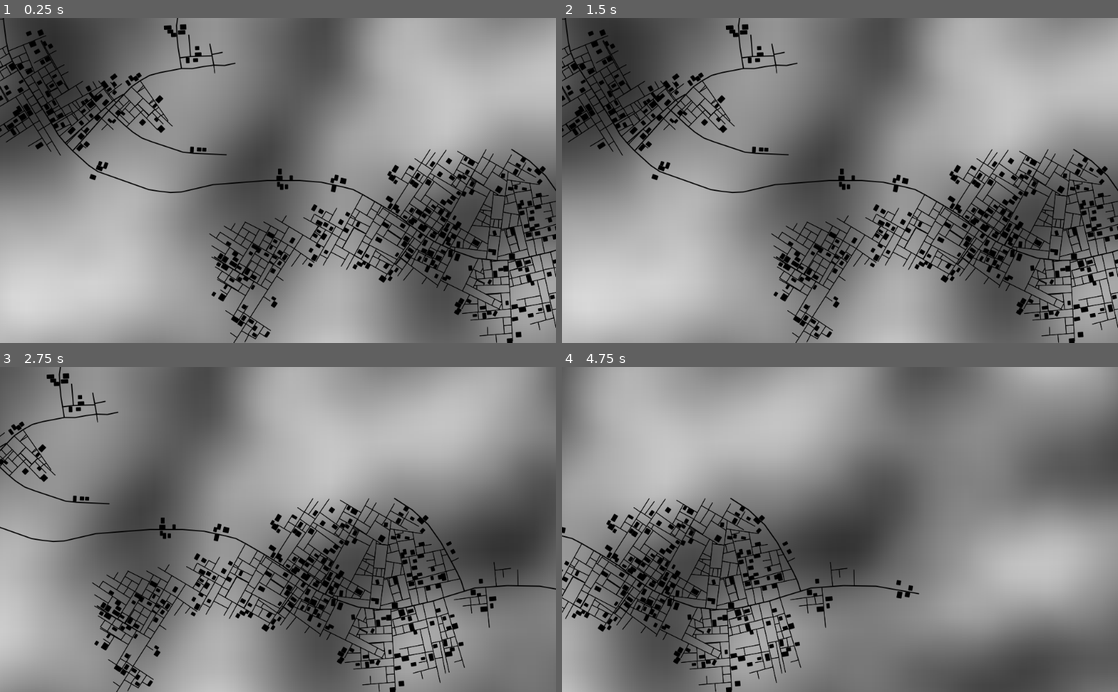
Above: before the commit, frames 1-4 (two rows, left to right).
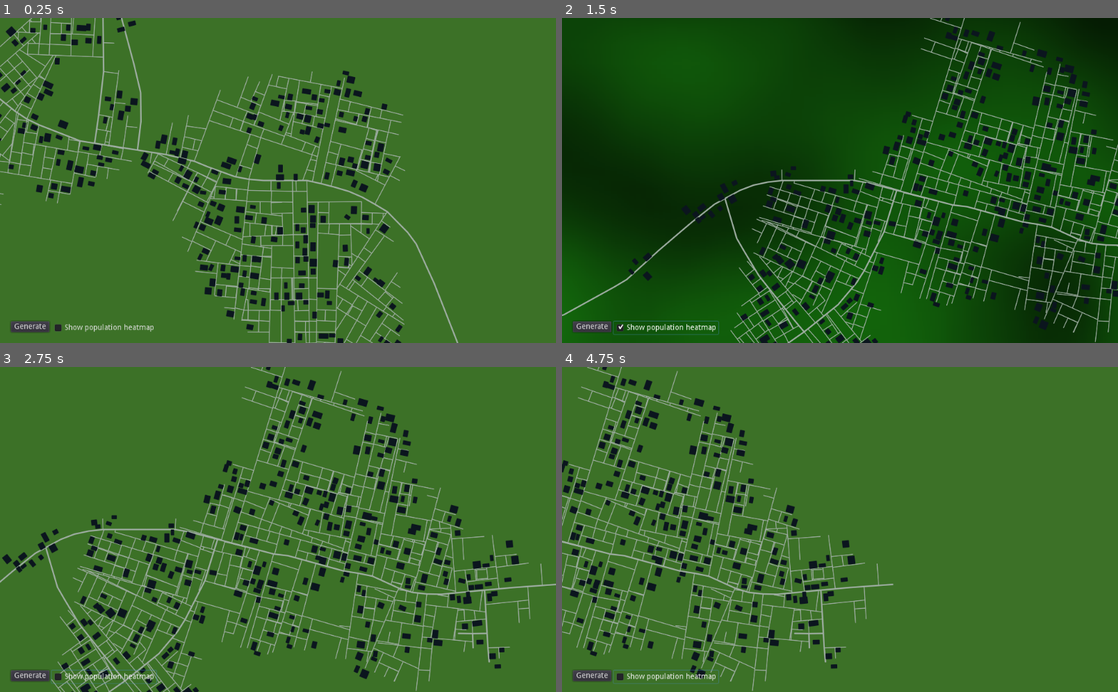
Above: after the commit, the same moments.

Repository: t-mw/citygen-godot
Game: Godot game, scene res://main.tscn
Same seed, same stepped clock (60 frames per second), same inputs: the game is played once before the commit and once after it.
Inputs (mouse positions are in pixels of both pictures, inside the frame that each line leads up to):
- Up to frame 1 (0.25 s): no input
- Up to frame 2 (1.5 s): click (589, 326) at 0.5 s, where only the run after the commit has a clickable "Generate"; click (667, 326) at 1.25 s, where only the run after the commit has a clickable "Show population heatmap"
- Up to frame 3 (2.75 s): tap Enter at 2 s; move the mouse to (400, 513) at 2.02 s; hold Right (ui_right) from 2.03 s (still down); click (400, 513) at 2.17 s
- Up to frame 4 (4.75 s): release Right (ui_right) at 2.75 s; drag from (728, 545) to (812, 594) at 2.77 s; move the mouse to (895, 458) at 3.52 s; hold Right (ui_right) 3.53-4.25 s; click (895, 458) at 3.67 s; drag from (812, 594) to (673, 480) at 4.27 s

The runs differ from the first frame. In frame 1, 99% of the frame differs, in the area x 0-100%, y 0-100%; in frame 2, 99%; in frame 3, 99%; in frame 4, 99%.

Commit message:
Polish

Diff:
--- /dev/null
+++ b/heatmap.gd
@@ -0,0 +1,13 @@
+extends Sprite
+
+onready var noise: OpenSimplexNoise = texture.noise
+var xform_inv: Transform2D
+
+func _ready():
+    var xform = get_global_transform().translated(get_rect().position)
+    xform_inv = xform.affine_inverse()
+
+func sample(global_pos: Vector2) -> float:
+    # NB: in godot 4.0, x and y should be swapped i.e. this will be get_noise_2d(pos.x, pos.y)
+    var local_pos = xform_inv.xform(global_pos)
+    return noise.get_noise_2d(local_pos.y, local_pos.x)
--- a/heatmap.tres
+++ b/heatmap.tres
@@ -1,6 +1,9 @@
 [gd_resource type="NoiseTexture" load_steps=2 format=2]
 
 [sub_resource type="OpenSimplexNoise" id=1]
+octaves = 4
+period = 10.0
+persistence = 0.2
 
 [resource]
 width = 1024
--- a/main.tscn
+++ b/main.tscn
@@ -1,22 +1,75 @@
-[gd_scene load_steps=5 format=2]
+[gd_scene load_steps=6 format=2]
 
-[ext_resource path="res://scripts/citygen.gd" type="Script" id=1]
+[ext_resource path="res://scripts/city_gen.gd" type="Script" id=1]
 [ext_resource path="res://scripts/camera.gd" type="Script" id=2]
 [ext_resource path="res://heatmap.tres" type="Texture" id=3]
 [ext_resource path="res://scripts/heatmap.gd" type="Script" id=4]
+[ext_resource path="res://scripts/main.gd" type="Script" id=6]
 
 [node name="Node2D" type="Node2D"]
 
+[node name="UI" type="CanvasLayer" parent="."]
+
+[node name="MarginContainer" type="MarginContainer" parent="UI"]
+anchor_top = 1.0
+anchor_right = 1.0
+anchor_bottom = 1.0
+margin_left = 20.0
+margin_top = -40.0
+margin_right = -20.0
+__meta__ = {
+"_edit_use_anchors_": false
+}
+
+[node name="HBoxContainer" type="HBoxContainer" parent="UI/MarginContainer"]
+margin_right = 984.0
+margin_bottom = 40.0
+
+[node name="GenerateButton" type="Button" parent="UI/MarginContainer/HBoxContainer"]
+margin_right = 71.0
+margin_bottom = 20.0
+size_flags_horizontal = 0
+size_flags_vertical = 0
+text = "Generate"
+
+[node name="HeatmapCheckbox" type="CheckBox" parent="UI/MarginContainer/HBoxContainer"]
+margin_left = 75.0
+margin_right = 268.0
+margin_bottom = 24.0
+size_flags_horizontal = 0
+size_flags_vertical = 0
+text = "Show population heatmap"
+
 [node name="Camera2D" type="Camera2D" parent="."]
 current = true
-zoom = Vector2( 20, 20 )
+zoom = Vector2( 15, 15 )
 script = ExtResource( 2 )
-zoom_out_limit = 20
+zoom_out_limit = 15
+
+[node name="CanvasLayer" type="CanvasLayer" parent="."]
+layer = -1
+
+[node name="ColorRect" type="ColorRect" parent="CanvasLayer"]
+anchor_right = 1.0
+anchor_bottom = 1.0
+mouse_filter = 2
+color = Color( 0.239216, 0.447059, 0.156863, 1 )
+__meta__ = {
+"_edit_use_anchors_": false
+}
 
 [node name="PopulationHeatmap" type="Sprite" parent="."]
+visible = false
+modulate = Color( 0.0980392, 0.52549, 0.0627451, 1 )
 scale = Vector2( 500, 500 )
 texture = ExtResource( 3 )
 script = ExtResource( 4 )
 
 [node name="CityGen" type="Node2D" parent="."]
 script = ExtResource( 1 )
+
+[node name="Main" type="Node2D" parent="."]
+script = ExtResource( 6 )
+
+[connection signal="pressed" from="UI/MarginContainer/HBoxContainer/GenerateButton" to="Main" method="_on_GenerateButton_pressed"]
+[connection signal="toggled" from="UI/MarginContainer/HBoxContainer/HeatmapCheckbox" to="Main" method="_on_HeatmapCheckbox_toggled"]
--- a/scripts/citygen.gd
+++ b/scripts/city_gen.gd
@@ -3,8 +3,6 @@
 const BRANCH_ANGLE_DEVIATION := 3.0 # degrees
 const STRAIGHT_ANGLE_DEVIATION := 15.0 # degrees
 const MINIMUM_INTERSECTION_DEVIATION := 30 # degrees
-const DEFAULT_SEGMENT_WIDTH := 5 # pixels
-const HIGHWAY_SEGMENT_WIDTH := 20 # pixels
 const DEFAULT_SEGMENT_LENGTH := 300 # world units
 const HIGHWAY_SEGMENT_LENGTH := 400 # world units
 const DEFAULT_BRANCH_PROBABILITY := 0.4
@@ -36,27 +34,8 @@
 onready var physics_space := get_world_2d().direct_space_state
 onready var physics_space_rid := get_world_2d().space
 
-var generated_segments = []
-var generated_buildings = []
-
-func _ready():
-    randomize()
-
-    var noise = population_heatmap.noise
-    noise.seed = randi()
-    noise.octaves = 4
-    noise.period = 10.0
-    noise.persistence = 0.2
-
-    generated_segments = generate_segments()
-    generated_buildings = generate_buildings(generated_segments)
-
-func _draw():
-    for segment in generated_segments:
-        var width = HIGHWAY_SEGMENT_WIDTH if segment.metadata.highway else DEFAULT_SEGMENT_WIDTH
-        draw_line(segment.start, segment.end, Color.black, width, true)
-    for building in generated_buildings:
-        draw_colored_polygon(building.generate_corners(), Color.black, [], null, null, true)
+func randomize_heatmap():
+    population_heatmap.noise.seed = randi()
 
 func generate_segments() -> Array:
     var segments := []
--- /dev/null
+++ b/scripts/main.gd
@@ -0,0 +1,40 @@
+extends Node2D
+
+const CityGen = preload("res://scripts/city_gen.gd")
+
+onready var city_gen: CityGen = $"../CityGen"
+onready var population_heatmap = $"../PopulationHeatmap"
+
+var generated_segments = []
+var generated_buildings = []
+
+func _ready():
+    randomize()
+    run()
+
+func _draw():
+    for segment in generated_segments:
+        var width = 25 if segment.metadata.highway else 5
+        draw_line(segment.start, segment.end, Color8(161, 175, 165), width, true)
+    for building in generated_buildings:
+        var corners = building.generate_corners()
+        draw_colored_polygon(corners, Color8(12, 22, 31), [], null, null, true)
+
+func run():
+    for segment in generated_segments:
+        segment.free()
+    for building in generated_buildings:
+        building.free()
+
+    city_gen.randomize_heatmap()
+    generated_segments = city_gen.generate_segments()
+    generated_buildings = city_gen.generate_buildings(generated_segments)
+
+    # trigger redraw
+    update()
+
+func _on_GenerateButton_pressed():
+    run()
+
+func _on_HeatmapCheckbox_toggled(button_pressed):
+    population_heatmap.visible = button_pressed
